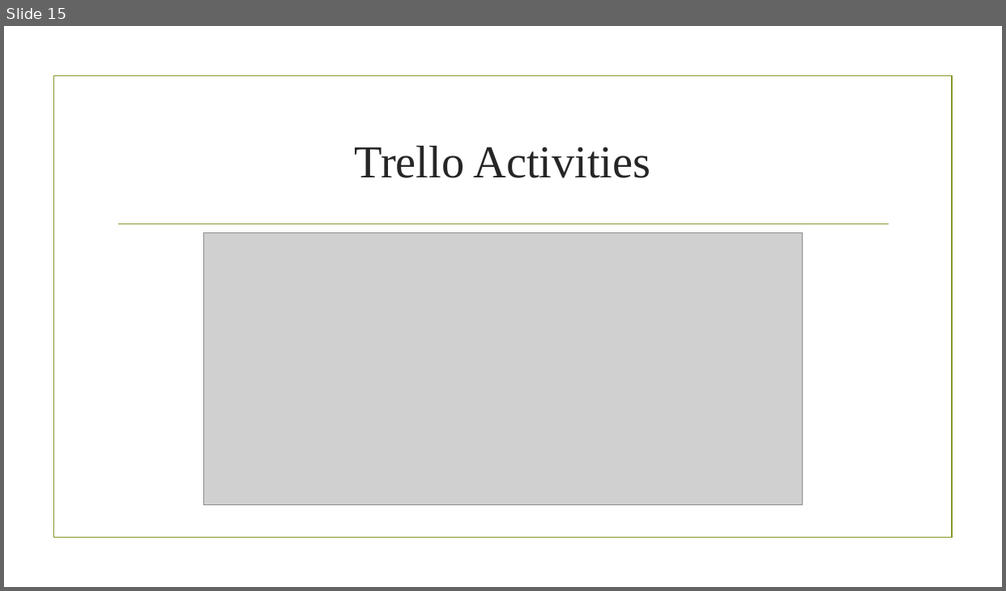
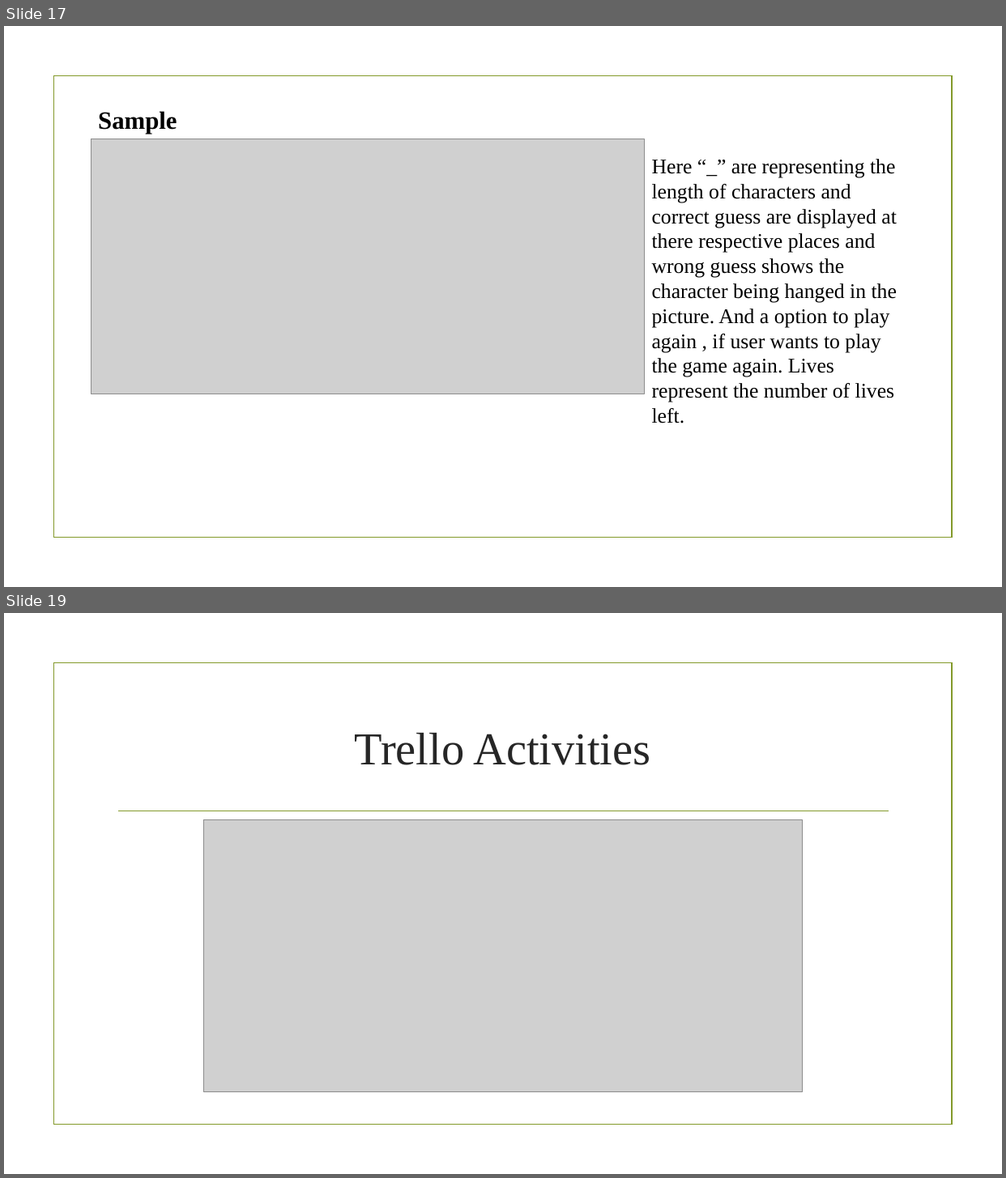
Before and after one commit to ganpat-university/ict-gnu-adprojects-2017-hangman, a slide deck: Hangman.pptx. Shown one above the other, each under a label of ours: slide 15 before the commit, slides 17 and 19 after it; the slides between them are not shown. The pictures are 1006x591 and 1006x1178 pixels, drawn with LibreOffice and Linux fonts; fonts in the diff are those of the drawing; grey boxes stand for pictures; background and template pictures are left out. Boxes give left, top, right and bottom in pixels: in the first picture for what was removed or moved away, otherwise in the second. Text is boxed around its words. In the diff, an @@ line names an element or a change of style, - is before the commit and + after.

```diff
--- a/Hangman.pptx
+++ b/Hangman.pptx
@@ slide 17 added at bbox=[4, 26, 1002, 587], background picture (left out); not listed: 1 template element that a slide beside it also shows @@
@@ text added at bbox=[98, 111, 177, 165], 24 pt, text #000000, bold @@
+Sample Output
@@ picture added at bbox=[91, 139, 645, 395] @@
@@ text added at bbox=[652, 159, 897, 424], 20 pt, text #000000 @@
+Here “_” are representing the length of characters and correct guess are displayed at there respective places and wrong guess shows the character being hanged in the picture. And a option to play again , if user wants to play the game again. Lives represent the number of lives left.
@@ what was slide 15 is now slide 19 @@
```
Also in this commit, not shown: 12 slides changed, 7 other slides added, 2 slides removed, 1 other file.
